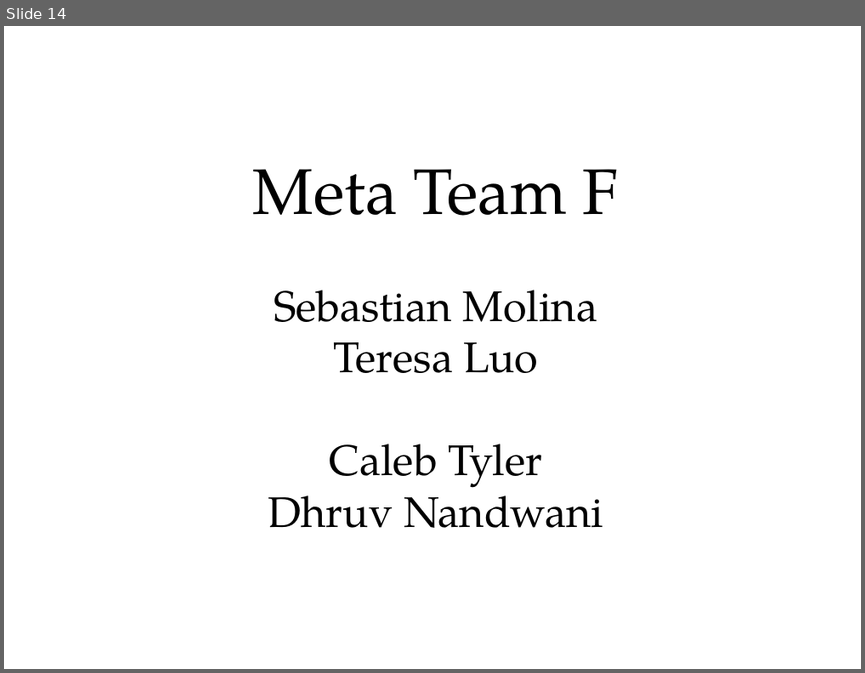
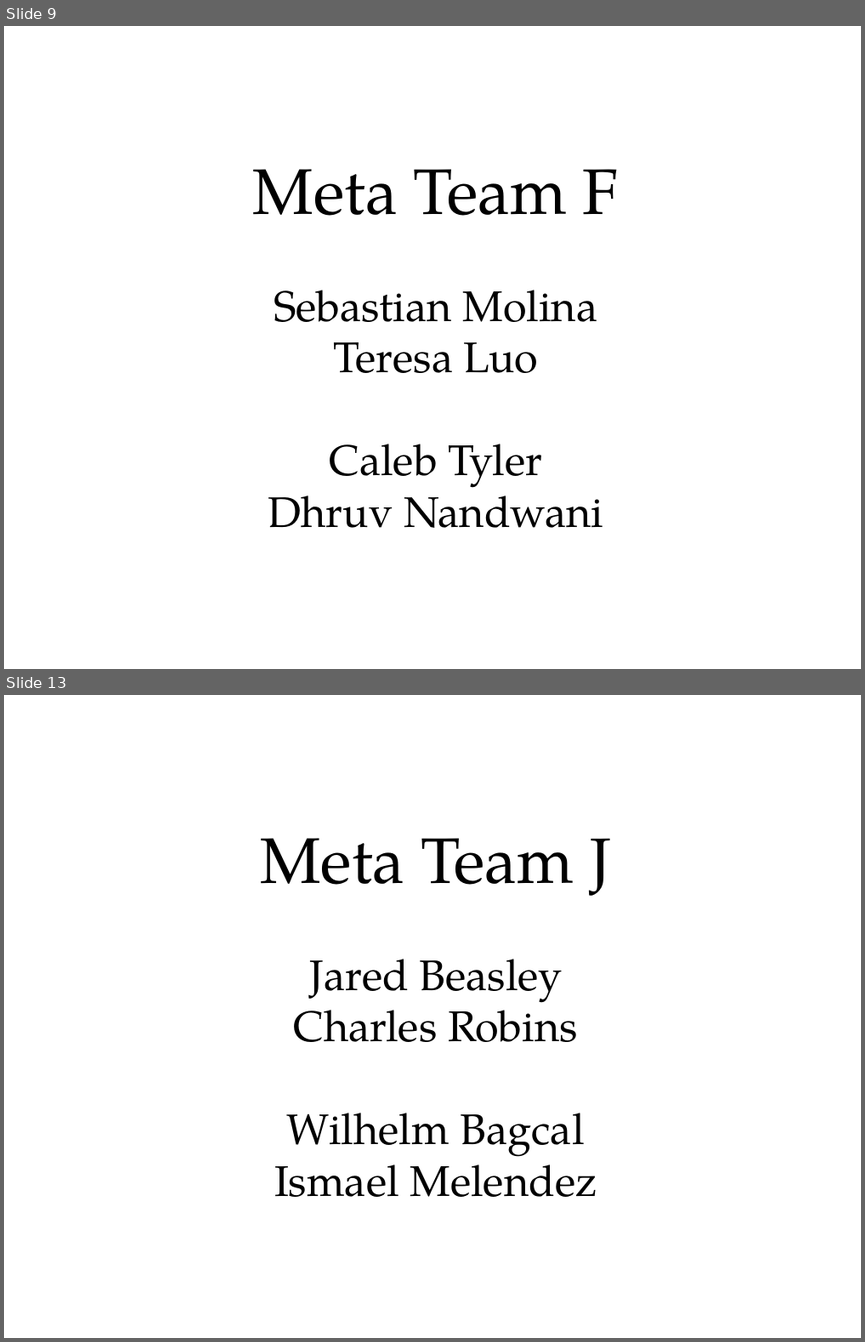
Before and after one commit to texas-robocamp/texas-robocamp.github.io, a slide deck: forms/robocamp_rows.odp. Shown one above the other, each under a label of ours: slide 14 before the commit, slides 9 and 13 after it; the slides between them are not shown. The pictures are 865x673 and 865x1342 pixels, drawn with LibreOffice and Linux fonts; fonts in the diff are those of the drawing; background and template pictures are left out. Boxes give left, top, right and bottom in pixels: in the first picture for what was removed or moved away, otherwise in the second. Text is boxed around its words. In the diff, an @@ line names an element or a change of style, - is before the commit and + after.

```diff
--- a/forms/robocamp_rows.odp
+++ b/forms/robocamp_rows.odp
@@ slide 13 added at bbox=[4, 695, 861, 1338], background picture (left out) @@
@@ text added at bbox=[260, 838, 611, 1197], 36 pt, text #000000 @@
+Meta Team J
+Jared Beasley
+Charles Robins
+Wilhelm Bagcal
+Ismael Melendez
@@ what was slide 14 is now slide 9 @@
```
Also in this commit, not shown: 7 slides changed, 1 other slide added, 1 slide removed, 8 other files.
